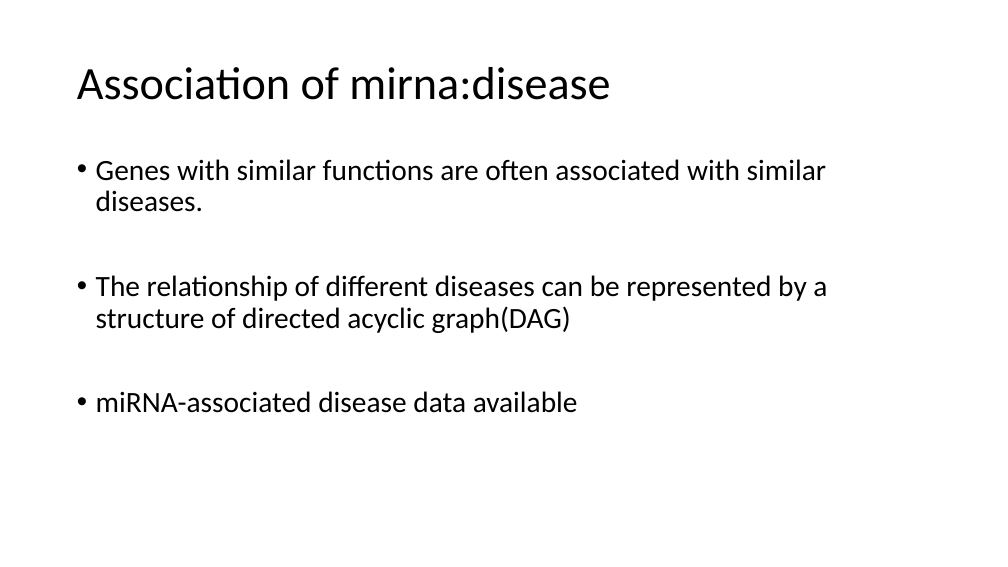
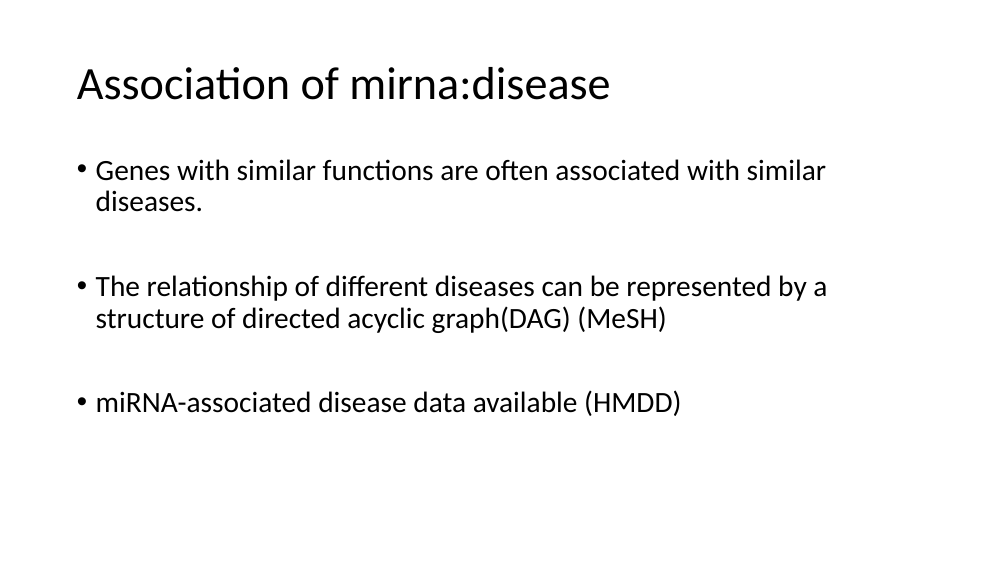
Before and after one commit to GuerreroVazquez/miRNA_small_tools, a slide deck: slide 2 of Presentations/JournalClub1.pptx (slide 11 before the commit). Drawn at 1008x567 pixels with LibreOffice and Linux fonts; fonts in the diff are those of the drawing. Boxes give left, top, right and bottom in pixels: in the first picture for what was removed or moved away, otherwise in the second. Text is boxed around its words. In the diff, an @@ line names an element or a change of style, - is before the commit and + after.

```diff
--- a/Presentations/JournalClub1.pptx
+++ b/Presentations/JournalClub1.pptx
@@ text at [96,275,827,416]: text changed @@
-• The relationship of different diseases can be represented by a structure of directed acyclic graph(DAG)
-• miRNA-associated disease data available
+• The relationship of different diseases can be represented by a structure of directed acyclic graph(DAG) (MeSH)
+• miRNA-associated disease data available (HMDD)
```
Also in this commit, not shown: 5 other slides changed, 9 slides added, 3 slides removed, 1 other file.
